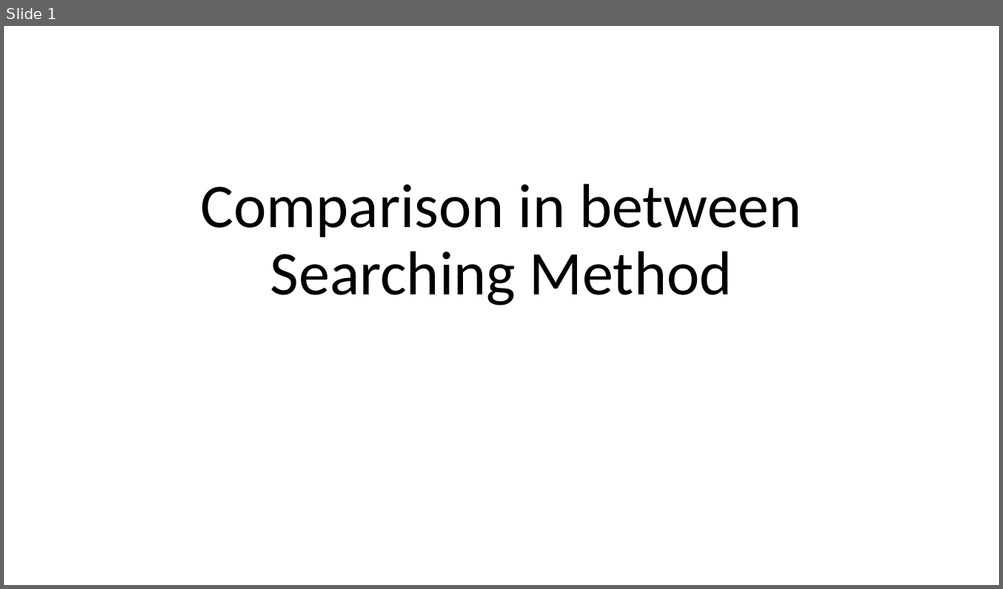
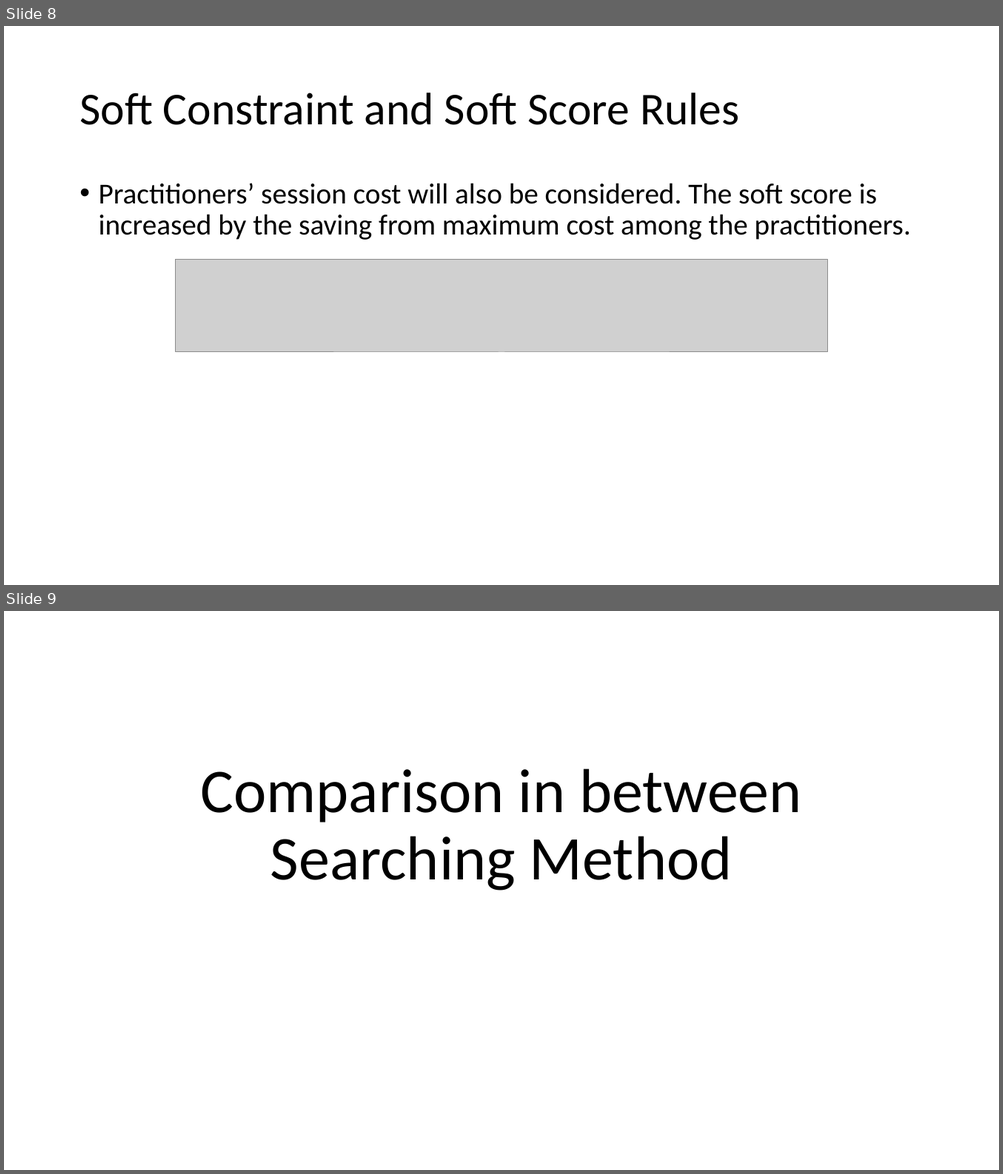
Before and after one commit to optimusium/phqSchedule, a slide deck: Comparison in between Searching Method.pptx. Shown one above the other, each under a label of ours: slide 1 before the commit, slides 8 and 9 after it. The pictures are 1003x589 and 1003x1174 pixels, drawn with LibreOffice and Linux fonts; fonts in the diff are those of the drawing; grey boxes stand for pictures. Boxes give left, top, right and bottom in pixels: in the first picture for what was removed or moved away, otherwise in the second. Text is boxed around its words. In the diff, an @@ line names an element or a change of style, - is before the commit and + after.

```diff
--- a/Comparison in between Searching Method.pptx
+++ b/Comparison in between Searching Method.pptx
@@ slide 8 added at (4,26,999,585), background #FFFFFF @@
@@ title added at (79,93,740,125), 44 pt, text #000000 @@
+Soft Constraint and Soft Score Rules
@@ text added at (99,183,910,240), 28 pt, text #000000 @@
+• Practitioners’ session cost will also be considered. The soft score is increased by the saving from maximum cost among the practitioners.
@@ picture added at (176,259,828,352) @@
@@ what was slide 1 is now slide 9 @@
```
Also in this commit, not shown: 2 slides changed, 11 other slides added, 5 slides removed.
